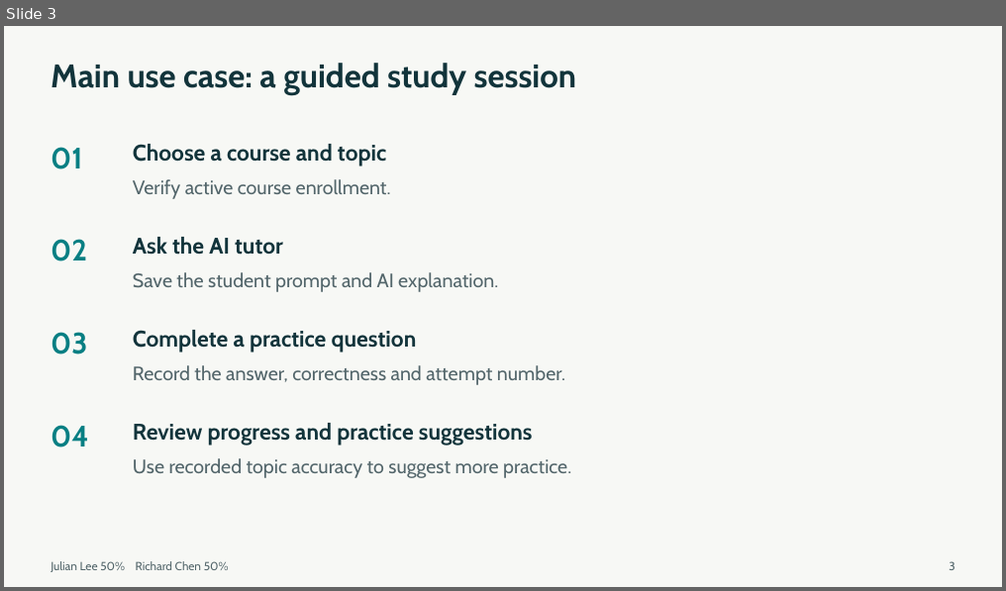
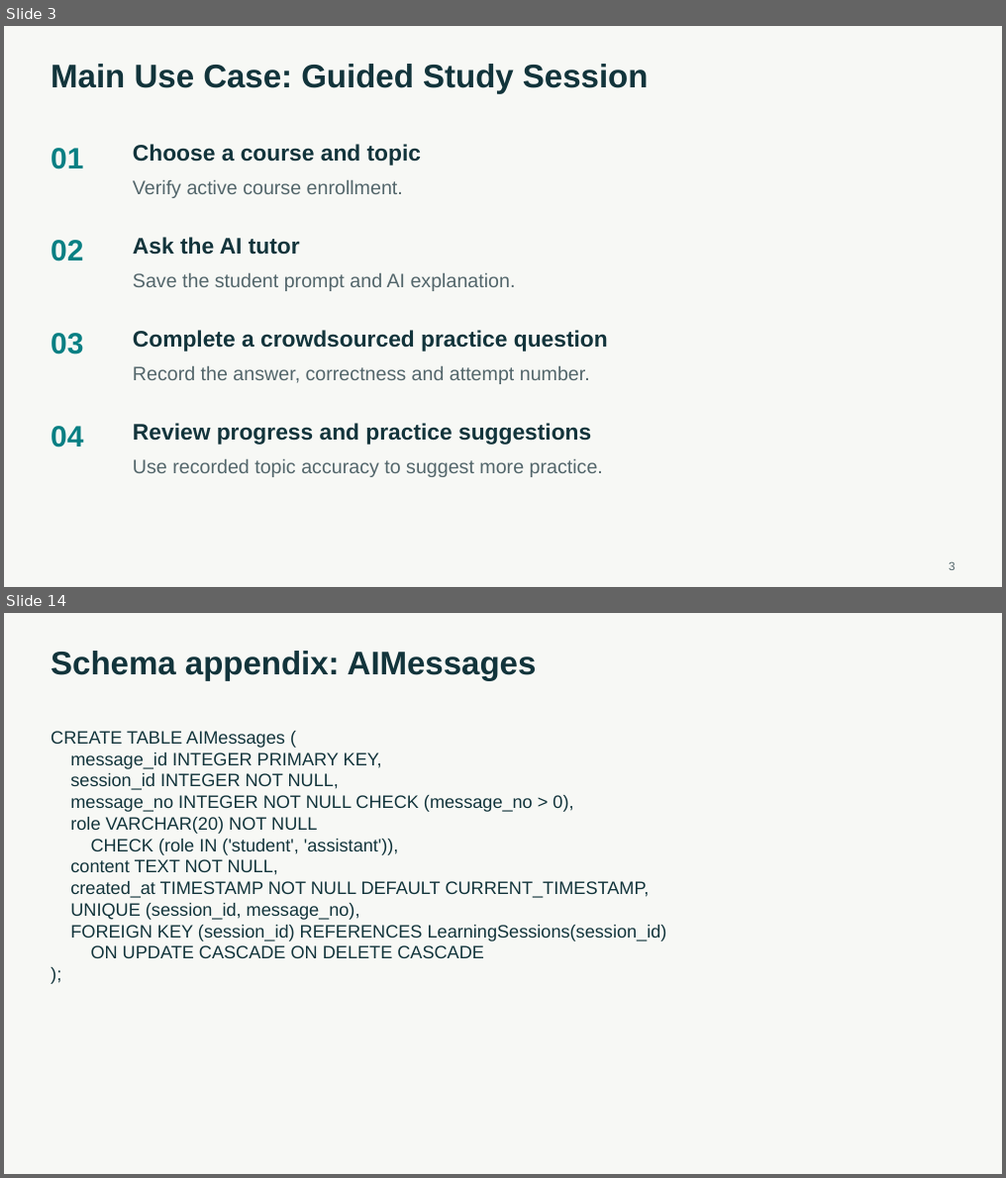
Before and after one commit to BoyManWamen/YouTutor, a slide deck: Checkpoint1-slides.pptx. Shown one above the other, each under a label of ours: slide 3 before the commit, slides 3 and 14 after it; the slides between them are not shown. The pictures are 1006x591 and 1006x1178 pixels, drawn with LibreOffice and Linux fonts; fonts in the diff are those of the drawing. Boxes give left, top, right and bottom in pixels: in the first picture for what was removed or moved away, otherwise in the second. Text is boxed around its words. In the diff, an @@ line names an element or a change of style, - is before the commit and + after.

Commit message:
Update: Checkpoint 1 specs and slides

```diff
--- a/Checkpoint1-slides.pptx
+++ b/Checkpoint1-slides.pptx
@@ slide 14 added at (4, 613, 1002, 1174), background #F7F8F5 @@
@@ text added at (51, 651, 537, 681), 31.5 pt, text #12343B, bold @@
+Schema appendix: AIMessages
@@ text added at (51, 731, 667, 959), 17.2 pt, text #12343B @@
+CREATE TABLE AIMessages (
+message_id INTEGER PRIMARY KEY,
+session_id INTEGER NOT NULL,
+message_no INTEGER NOT NULL CHECK (message_no > 0),
+role VARCHAR(20) NOT NULL
+CHECK (role IN ('student', 'assistant')),
+content TEXT NOT NULL,
+created_at TIMESTAMP NOT NULL DEFAULT CURRENT_TIMESTAMP,
+UNIQUE (session_id, message_no),
+FOREIGN KEY (session_id) REFERENCES LearningSessions(session_id)
+ON UPDATE CASCADE ON DELETE CASCADE
+);
@@ slide 3 changed as well @@
@@ text at (51, 64, 648, 94): text changed; font Cabin to Arial @@
-Main use case: a guided study session
+Main Use Case: Guided Study Session
@@ text at (133, 330, 608, 352): text changed; font Cabin to Arial @@
-Complete a practice question
+Complete a crowdsourced practice question
@@ font Cabin to Arial in 12 elements at (948, 563, 955, 570), (51, 148, 83, 170), (133, 144, 421, 166), (133, 180, 403, 198), (51, 240, 83, 262), (133, 237, 300, 255), (133, 274, 516, 291), (51, 333, 83, 355), (133, 367, 590, 384), (51, 426, 83, 448), (133, 423, 591, 444), (133, 460, 603, 477) @@
@@ text removed at (51, 562, 229, 572) @@
-Julian Lee 50% Richard Chen 50%
```
Also in this commit, not shown: 2 other slides changed, 12 other slides added, 1 slide removed, 1 other file.
